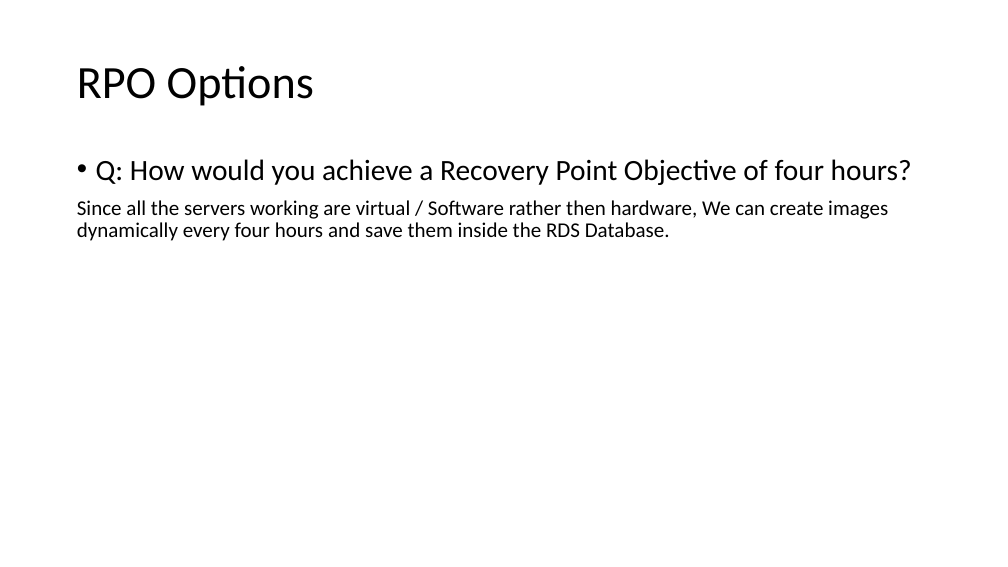
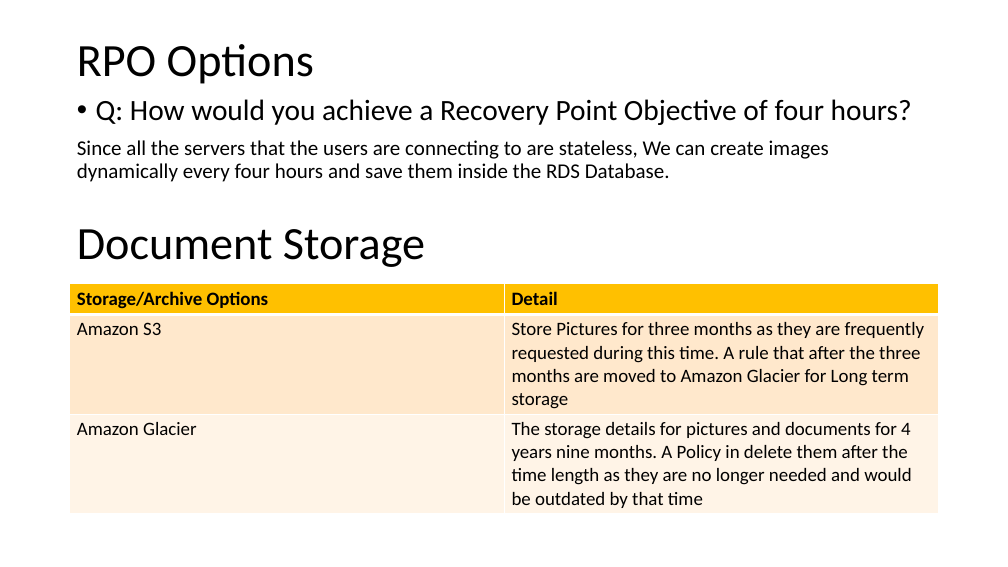
Before and after one commit to WilliamCareySemiColon/college_y3, a slide deck: slide 6 of Cloud_Computing/Labs/Assignment/part 2/Cloud-Computing-Assignment-2.pptx. Drawn at 1008x567 pixels with LibreOffice and Linux fonts; fonts in the diff are those of the drawing. Boxes give left, top, right and bottom in pixels: in the first picture for what was removed or moved away, otherwise in the second. Text is boxed around its words. In the diff, an @@ line names an element or a change of style, - is before the commit and + after.

```diff
--- a/Cloud_Computing/Labs/Assignment/part 2/Cloud-Computing-Assignment-2.pptx
+++ b/Cloud_Computing/Labs/Assignment/part 2/Cloud-Computing-Assignment-2.pptx
@@ title "RPO Options": place and size @@
-title "RPO Options" at <box>77,66,314,106</box>
+title "RPO Options" at <box>77,44,314,84</box>
@@ text "Q: How would you achieve ...": place and size @@
-text "Q: How would you achieve ..." at <box>77,159,912,241</box>
+text "Q: How would you achieve ..." at <box>77,99,912,182</box>
@@ text at <box>77,140,829,182</box>: text changed @@
-Since all the servers working are virtual / Software rather then hardware, We can create images dynamically every four hours and save them inside the RDS Database.
+Since all the servers that the users are connecting to are stateless, We can create images dynamically every four hours and save them inside the RDS Database.
@@ text added at <box>77,229,425,267</box>, 44 pt, text #000000 @@
+Document Storage
@@ table added at <box>70,284,939,512</box>, 3 rows, 2 columns @@
+Storage/Archive Options | Detail
+Amazon S3 | Store Pictures for three months as they are frequently requested during this time. A rule that after the three months are moved to Amazon Glacier for Long term storage
+Amazon Glacier | The storage details for pictures and documents for 4 years nine months. A Policy in delete them after the time length as they are no longer needed and would be outdated by that time
```
Also in this commit, not shown: 1 other slide changed, 1 slide removed, 2 other files.
